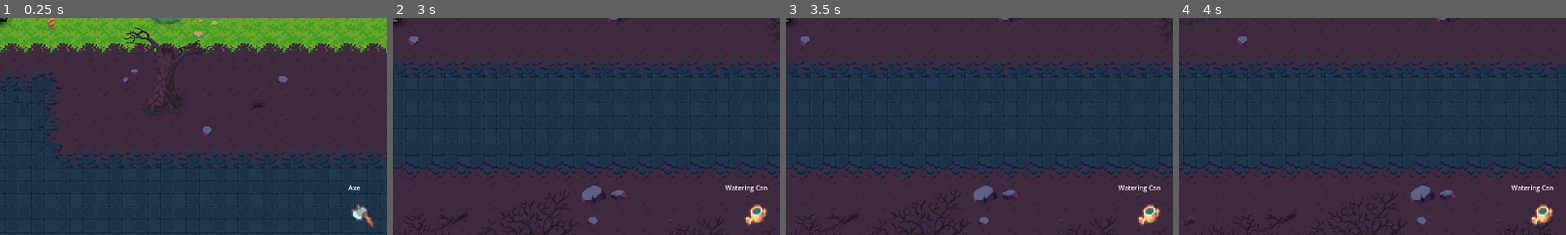
Above: before the commit, frames 1-4 (left to right).
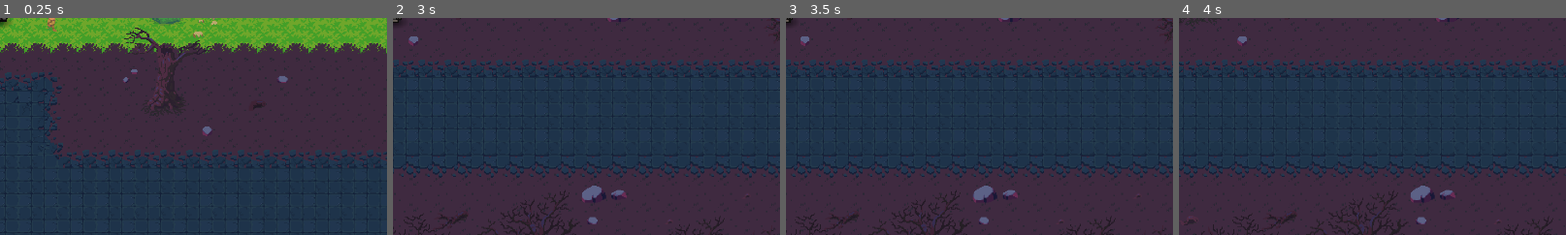
Above: after the commit, the same moments.

Repository: TheKangGaming/bloomblight
Game: Godot game, scene res://scenes/level/game.tscn
Same seed, same stepped clock (60 frames per second), same inputs: the game is played once before the commit and once after it.
Inputs (mouse positions are % of the whole screen's width and height, from its top left):
- Up to frame 1 (0.25 s): no input
- Up to frame 2 (3 s): move the mouse to (72, 45) at 0.52 s; hold D (right) 0.53-1.28 s; tap Space (action) at 0.6, 2.85 s; click (72, 45) at 0.67 s; move the mouse to (30, 55) at 1.27 s; hold S (down) 1.28-2.03 s; tap E (interact) at 1.35 s; move the mouse to (60, 28) at 2.02 s; hold D (right) 2.03-2.78 s; hold Shift (run) 2.03-2.78 s; move the mouse to (45, 70) at 2.77 s; hold 1 (tool_forward) from 2.78 s (still down); click (45, 70) at 2.92 s
- Up to frame 3 (3.5 s): keep holding 1 (tool_forward)
- Up to frame 4 (4 s): move the mouse to (80, 65) at 3.52 s; release 1 (tool_forward) at 3.53 s; hold A (left) from 3.53 s (still down); hold E (interact) from 3.53 s (still down)
The pictures show only the part of the screen within x 50-100%, y 47-97%; the shares and areas given below are measured in that part.

The runs differ from the first frame. In frame 1, 0.3% of the frame differs, in the area x 89-97%, y 76-97%; in frame 2, 0.6%, in the area x 85-97%, y 76-96%; in frame 3, 0.6%; in frame 4, 0.6%.

Commit message:
Overlay Change

Diff:
--- a/scenes/ui/overlay.gd
+++ b/scenes/ui/overlay.gd
@@ -4,9 +4,13 @@
 @onready var tool_icon = $ToolBar/ToolDisplay/Sprite2D
 
 func _process(_delta):
+	if Global.unlocked_tools.is_empty():
+		$ToolBar.visible = false
+	else:
+		$ToolBar.visible = true
 	var player = get_tree().get_first_node_in_group("Player")
 
-	if player:
+	if player and not Global.unlocked_tools.is_empty():
 		# Update Text
 		var tool_name = "None"
 		var tool_frame = 0
